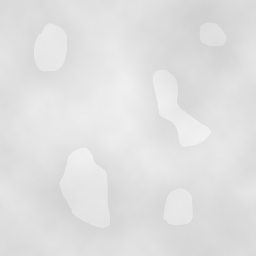
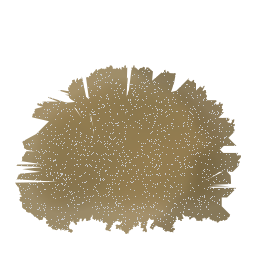
Comparing the layer stacks of the two 256px x 256px images. Changes:
hid group "overlay" (11 layers) over (0, 0, 256, 256)
renamed "woods" to "landscape", showed the group it (23 layers) over (0, 0, 256, 256)
renamed "woods 1" to "bush", showed the group it (4 layers) over (12, 45, 247, 244)
added layer "Layer 63" in group "bush" over (15, 65, 241, 234)
added layer "Layer 62" (15%) in group "bush" over (119, 65, 241, 233)
added layer "Layer 61" in group "bush" over (15, 65, 241, 234)
